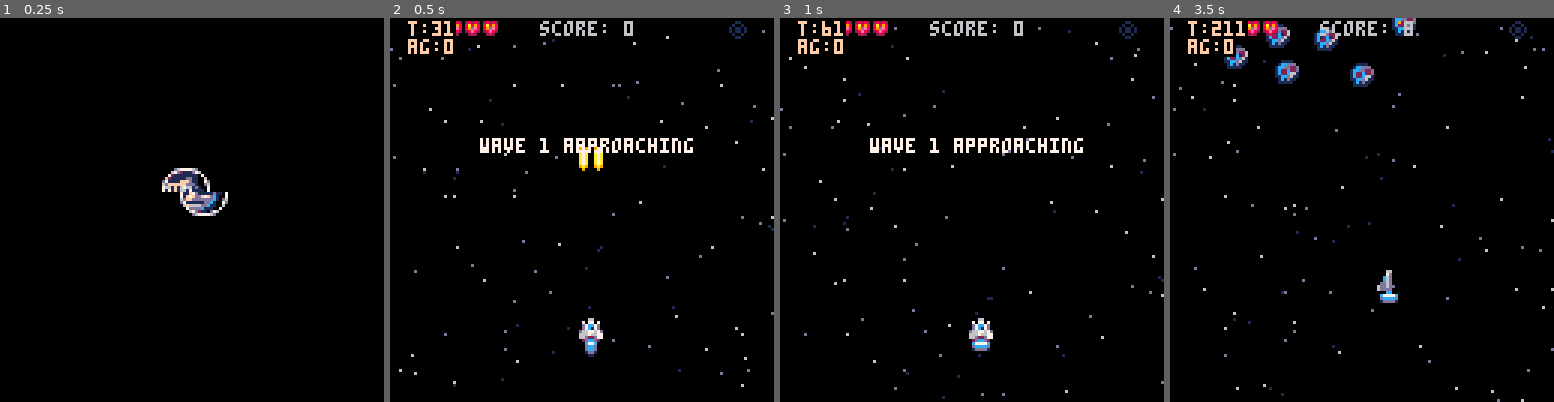
Above: before the commit, frames 1-4 (left to right).
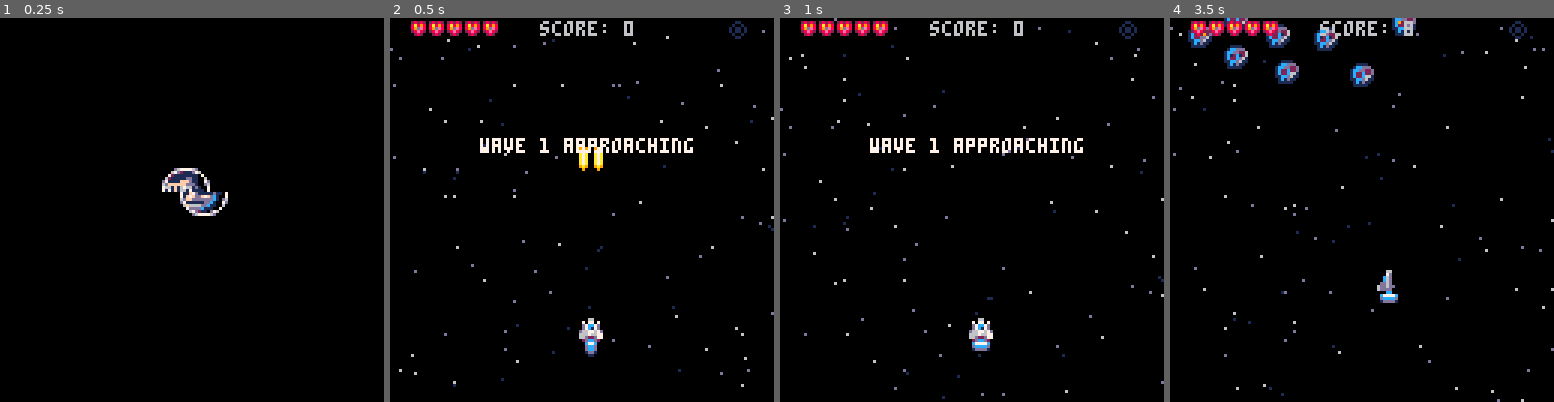
Above: after the commit, the same moments.

Repository: jimmac/pico-shed
Game: PICO-8 cartridge skulls.p8
The game is run twice, just before and just after one commit, with the same random seed, the same clock (stepped at 60 frames per second) and the same inputs.
Inputs:
- Up to frame 1 (0.25 s): no input
- Up to frame 2 (0.5 s): tap X (X key) at 0.33 s
- Up to frame 3 (1 s): tap O (Z key) at 0.7 s
- Up to frame 4 (3.5 s): tap X (X key) at 1.07, 1.85, 2.97 s; hold Right 1.6-2.1 s; tap O (Z key) every 0.4 s from 1.7 to 3.3 s; hold Up 2.15-2.42 s; hold Right 2.47-3.03 s; hold Left from 3.08 s (still down)

Frame 1 is identical in both runs. In frame 2, 0.6% of the frame differs, in the area x 4-18%, y 0-10%; in frame 3, 0.6%; in frame 4, 1.0%, in the area x 2-21%, y 0-11%.

Commit message:
export sans debug

Diff:
--- a/skulls.p8
+++ b/skulls.p8
@@ -21,7 +21,7 @@
 	intro.t=2*60
 	intro.x1=0
 	intro.x2=110
-	debug=true
+	debug=false
 end
 
 function _update60 ()
@@ -916,8 +916,8 @@
 
  --debug
  if debug then
-		print("\#0 t:"..t,2,1,15)
-		print("\#0 ag:"..allgone)
+		print("\#0t:"..t,2,110,15)
+		print("\#0ag:"..allgone)
 	end
 end
 
Not shown, changed: skulls.js
